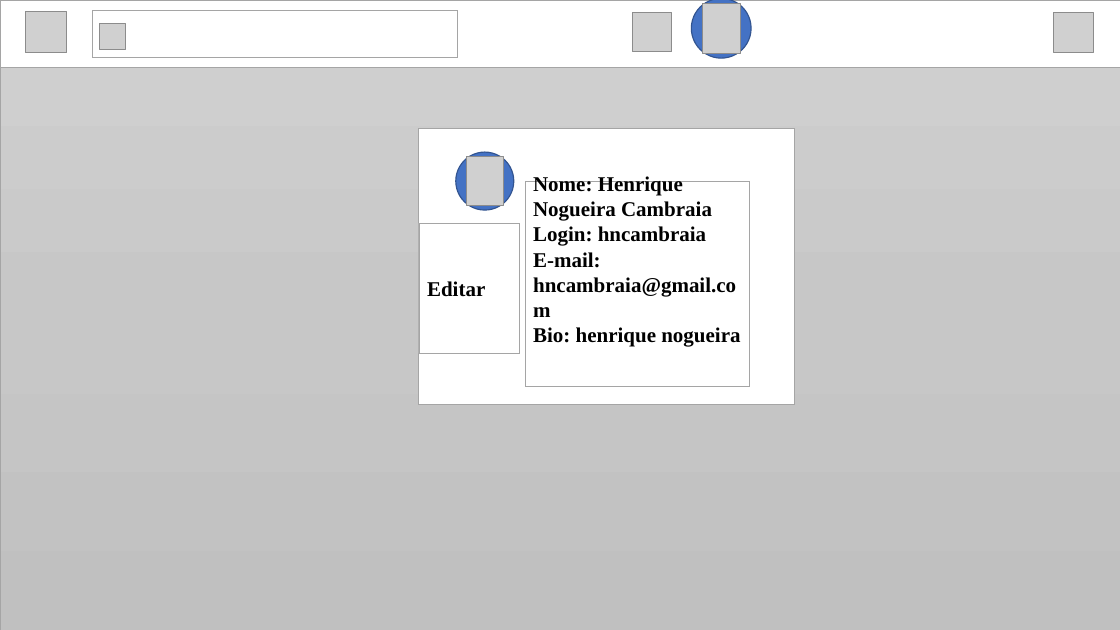
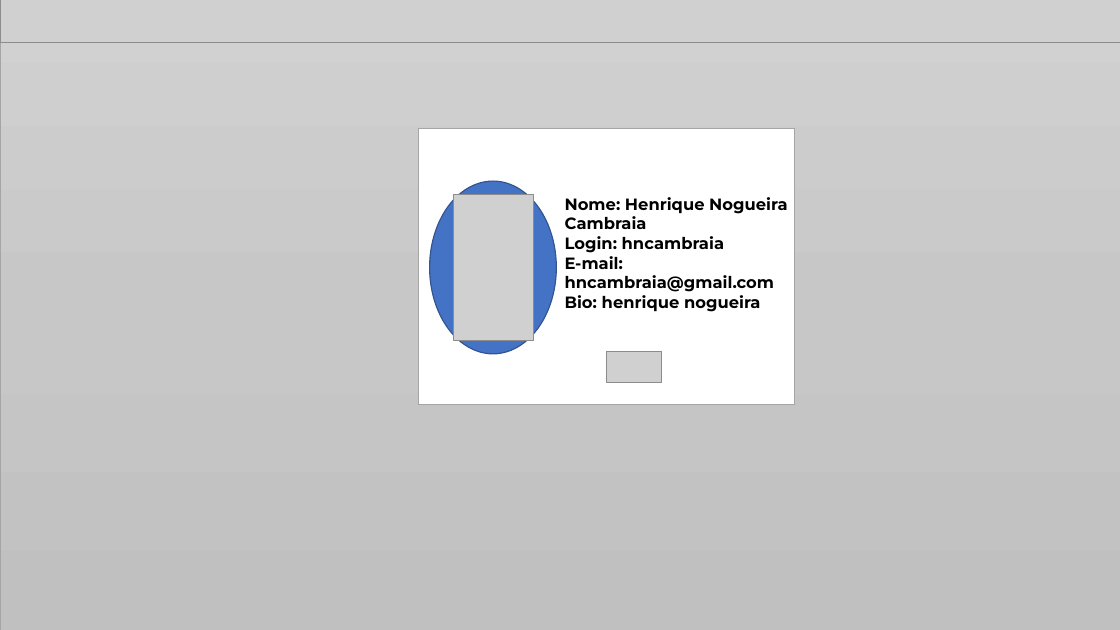
Before and after one commit to hncambraia/projetoTera, a slide deck: slide 3 of Prototipo.pptx. Drawn at 1120x630 pixels with LibreOffice and Linux fonts; fonts in the diff are those of the drawing; grey boxes stand for pictures. Boxes give left, top, right and bottom in pixels: in the first picture for what was removed or moved away, otherwise in the second. Text is boxed around its words. In the diff, an @@ line names an element or a change of style, - is before the commit and + after.

```diff
--- a/Prototipo.pptx
+++ b/Prototipo.pptx
@@ rectangle removed at (x1=0, y1=0, x2=1120, y2=67) @@
@@ picture added at (x1=0, y1=0, x2=1120, y2=43) @@
@@ picture removed at (x1=25, y1=11, x2=67, y2=53) @@
@@ rectangle removed at (x1=92, y1=10, x2=458, y2=58) @@
@@ picture removed at (x1=99, y1=24, x2=125, y2=50) @@
@@ picture removed at (x1=633, y1=13, x2=672, y2=52) @@
@@ ellipse removed at (x1=691, y1=0, x2=751, y2=58) @@
@@ picture removed at (x1=703, y1=3, x2=741, y2=54) @@
@@ picture removed at (x1=1054, y1=13, x2=1094, y2=52) @@
@@ text "Nome: Henrique Nogueira Cambraia" moved from (x1=525, y1=181, x2=749, y2=387) to (x1=565, y1=197, x2=787, y2=312) @@
@@ text "Nome: Henrique Nogueira Cambraia" at (x1=565, y1=197, x2=787, y2=312): size 18 to 14 pt, font Times New Roman to Montserrat; fill #FFFFFF to none; outline #A5A5A5 0.5 pt to none @@
@@ ellipse resized from (x1=456, y1=152, x2=514, y2=210) to (x1=429, y1=181, x2=556, y2=355) @@
@@ picture resized from (x1=467, y1=156, x2=503, y2=205) to (x1=454, y1=195, x2=534, y2=341) @@
@@ rectangle removed at (x1=419, y1=223, x2=520, y2=354) @@
-Editar
@@ picture added at (x1=607, y1=351, x2=662, y2=381) @@
```
Also in this commit, not shown: 1 slide added, 1 slide removed, 7 other files.
